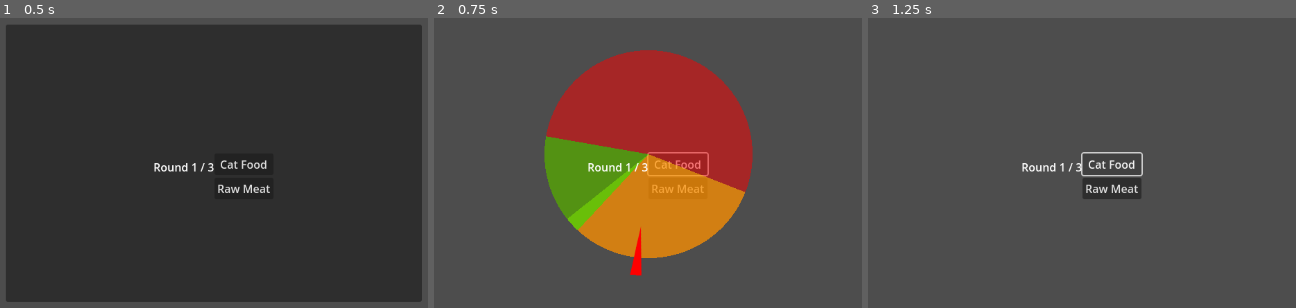
Above: before the commit, frames 1-3 (left to right).
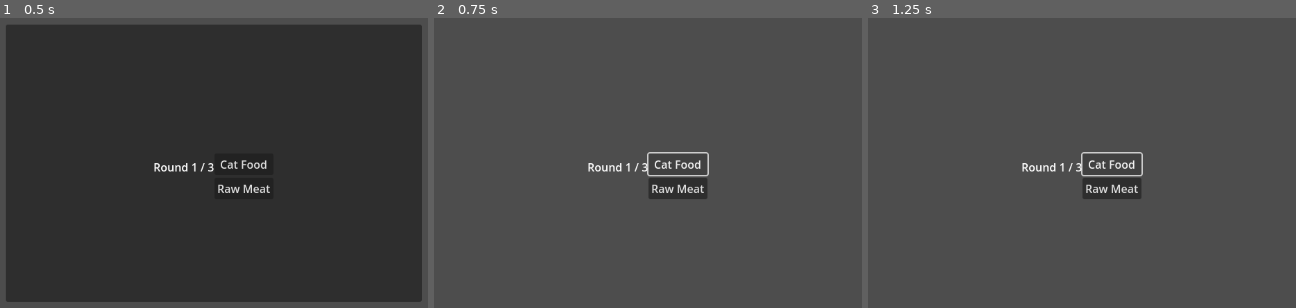
Above: after the commit, the same moments.

Repository: KKSNM-Studio/love_my_dead_cat
Game: Godot game, scene res://Scenes/Minigames/Feed/FeedGame.tscn
Same seed, same stepped clock (60 frames per second), same inputs: the game is played once before the commit and once after it. This scene is started directly instead of the project's main scene.
Inputs:
- Up to frame 1 (0.5 s): no input
- Up to frame 2 (0.75 s): click "Cat Food" at 0.5 s
- Up to frame 3 (1.25 s): no input

Frame 1 is identical in both runs. In frame 2, 28% of the frame differs, in the area x 25-75%, y 11-89%; in frame 3, nothing differs.
Error in both runs: Invalid assignment of property or key 'text' with value of type 'String' on a base object of type 'null instance'. (res://Scenes/Minigames/Feed/FeedGame.gd:98)

Commit message:
update qte visual, make visual change pos acc to randomize

Diff:
--- a/love-my-dead-cat/Scenes/UI/QTE/QTECircle.gd
+++ b/love-my-dead-cat/Scenes/UI/QTE/QTECircle.gd
@@ -6,9 +6,11 @@
 # ===== NODES =====
 @onready var circle_sprite = $CircleSprite
 @onready var indicator = $Indicator
-@onready var perfect_zone: Polygon2D = $DangerZone/SafeZone/PerfectZone
-@onready var safe_zone: Polygon2D = $DangerZone/SafeZone
+@onready var perfect_zone: Polygon2D = $PerfectZone
+@onready var safe_zone: Polygon2D = $SafeZone
 @onready var danger_zone: Polygon2D = $DangerZone
+@onready var safe_zone_pivot = $safeMark
+@onready var perfect_zone_pivot = $perfectMark
 
 # ===== SETTINGS =====
 var rotation_speed: float = 180.0
@@ -16,8 +18,8 @@
 var has_clicked: bool = false
 
 # Zone settings
-var perfect_zone_size: float = 50.0
-var safe_zone_size: float = 120.0
+var perfect_zone_size: float = 10.0
+var safe_zone_size: float = 70.0
 var radius: float = 150.0
 var target_angle: float = 0.0
 
@@ -32,11 +34,11 @@
 	randomize_target()
 	perfect_zone_size = Global.get_perfect_zone_size()
 
-	create_arc(perfect_zone, radius, perfect_zone_size, Color(0, 1, 0, .5))
-	create_arc(safe_zone, radius, safe_zone_size, Color(1, 0.85, 0, .5))
-	create_arc(danger_zone, radius, 360, Color(1, 0, 0, .5))
+	create_arc(perfect_zone, radius, perfect_zone_size, Color(0, 1, 0, 0))
+	create_arc(safe_zone, radius, safe_zone_size, Color(1, 0.85, 0, 0))
+	create_arc(danger_zone, radius, 360, Color(1, 0, 0, 0))
 
-	start_qte()
+	#start_qte()
 
 # ===== PROCESS LOOP =====
 func _process(delta):
@@ -100,10 +102,13 @@
 
 func randomize_target():
 	target_angle = randf_range(0, 360)
+	#target_angle = 360
 
 func update_zone_visuals():
 	perfect_zone.rotation_degrees = target_angle
 	safe_zone.rotation_degrees = target_angle
+	safe_zone_pivot.rotation_degrees = target_angle
+	perfect_zone_pivot.rotation_degrees = target_angle
 	danger_zone.rotation_degrees = 0
 
 func create_arc(zone: Polygon2D, r: float, angle_deg: float, color: Color):
--- a/love-my-dead-cat/Scenes/UI/QTE/QTECircle.tscn
+++ b/love-my-dead-cat/Scenes/UI/QTE/QTECircle.tscn
@@ -1,8 +1,11 @@
-[gd_scene load_steps=4 format=3 uid="uid://rpwdwyvsxnup"]
+[gd_scene load_steps=7 format=3 uid="uid://rpwdwyvsxnup"]
 
 [ext_resource type="Script" uid="uid://drxaw2qsvrbfl" path="res://Scenes/UI/QTE/QTECircle.gd" id="1_wao46"]
 [ext_resource type="Texture2D" uid="uid://cre6bu54mthjf" path="res://Scenes/UI/QTE/Asset/Circle.png" id="2_edo4n"]
+[ext_resource type="Texture2D" uid="uid://b0vxwq322w051" path="res://Scenes/UI/QTE/Asset/Ellipse_6.png" id="3_n4yoo"]
 [ext_resource type="Texture2D" uid="uid://clidqasf5jrh2" path="res://Scenes/UI/QTE/Asset/Polygon_1.png" id="3_nhbu8"]
+[ext_resource type="Texture2D" uid="uid://h5d77anxgfh5" path="res://Scenes/UI/QTE/Asset/Ellipse_10.png" id="4_0mkei"]
+[ext_resource type="Texture2D" uid="uid://cw2y00yxqmx1c" path="res://Scenes/UI/QTE/Asset/Ellipse_9.png" id="4_n4yoo"]
 
 [node name="QteCircle" type="Control"]
 layout_mode = 3
@@ -35,12 +38,39 @@
 light_mask = 5
 position = Vector2(0, 1)
 
-[node name="SafeZone" type="Polygon2D" parent="DangerZone"]
+[node name="SafeZone" type="Polygon2D" parent="."]
+position = Vector2(0, 1)
 
-[node name="PerfectZone" type="Polygon2D" parent="DangerZone/SafeZone"]
+[node name="PerfectZone" type="Polygon2D" parent="."]
+position = Vector2(0, 1)
+
+[node name="PointClick2" type="Sprite2D" parent="."]
+visible = false
+scale = Vector2(1.2, 1.2)
+texture = ExtResource("2_edo4n")
+
+[node name="dangerArea" type="Sprite2D" parent="."]
+rotation = -2.4102998
+scale = Vector2(0.584, 0.584)
+texture = ExtResource("3_n4yoo")
+
+[node name="safeMark" type="Marker2D" parent="."]
+
+[node name="safeArea" type="Sprite2D" parent="safeMark"]
+position = Vector2(122, -1)
+rotation = -2.7523842
+scale = Vector2(0.615, 0.615)
+texture = ExtResource("4_n4yoo")
+
+[node name="perfectMark" type="Marker2D" parent="."]
+
+[node name="perfectArea" type="Sprite2D" parent="perfectMark"]
+position = Vector2(139, -1)
+rotation = -2.4102998
+scale = Vector2(0.75399995, 0.75399995)
+texture = ExtResource("4_0mkei")
 
 [node name="Indicator" type="Sprite2D" parent="."]
-modulate = Color(1, 0, 0, 1)
 scale = Vector2(0.095, 0.095)
 
 [node name="Indicator2" type="Sprite2D" parent="Indicator"]
@@ -51,8 +81,3 @@
 scale = Vector2(6.215, 6.215)
 texture = ExtResource("3_nhbu8")
 flip_h = true
-
-[node name="PointClick2" type="Sprite2D" parent="."]
-visible = false
-scale = Vector2(0.8, 0.8)
-texture = ExtResource("2_edo4n")
Binary file added: love-my-dead-cat/Scenes/UI/QTE/Asset/Ellipse_6.png
Not shown, added: love-my-dead-cat/Scenes/UI/QTE/Asset/Ellipse_6.png.import
